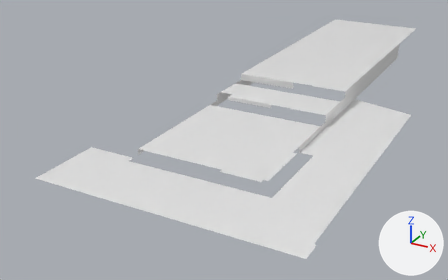
A saved change to the FBX model PracaRooseveltMod/Assets/Models/PracaRoosevelt/PracaRoosevelt.fbx.
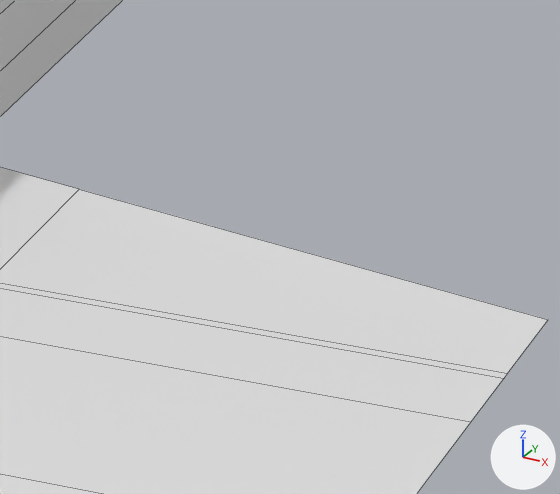
Each version appears first whole from a 50 mm camera at (45.2, -73.5, 49.5) aimed at (-19.4, 43.8, -9.2), and next in a close-up on the part from 80% to 92% of the width and 30% to 47% of the height. Arrows for +X, +Y and +Z are at lower right; the lights stay in place. The close-ups show mesh edges as thin lines. Where no turn or scale is listed for an object, it has been applied to the vertices.

Script lines for the objects in view, before the commit:
```python
me_mainstructure = bpy.data.meshes.new('MainStructure')
me_mainstructure.from_pydata(...)  # 203 vertices, 144 faces; spans x -30.0..20.4, y -5.0..120.0, z 0.0..4.2
# faces by material slot: [104, 40]
me_mainstructure.materials.append(mat_concrete)  # white #e7e7e7
me_mainstructure.materials.append(mat_bluepaint)  # white #e7e7e7
# before: 173 (9.0, 60.0, 0.0) at pixel (79, 189), 175 (20.0, 57.0, 0.0) at pixel (548, 319)
ob_mainstructure = bpy.data.objects.new('MainStructure', me_mainstructure)
ob_mainstructure.location = (0.0, 0.0, 0.0)
```
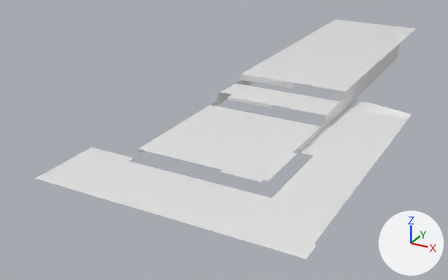
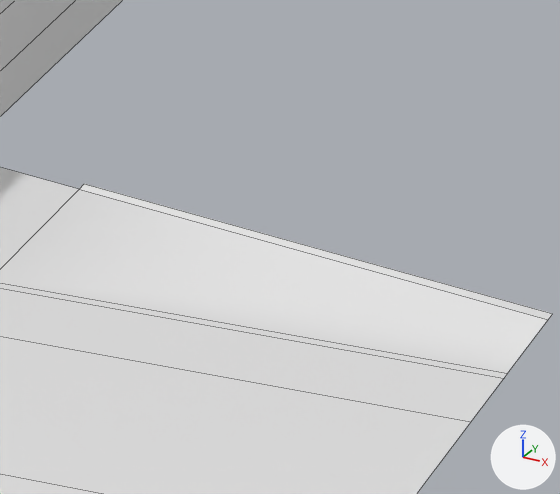
What differs and where, as boxes (x1, y1, x2, y2) in the close-ups (560 x 494 px):
'MainStructure', reshaped
    before: (0, 0, 548, 494)
    after: (0, 0, 552, 494)
part 1 of me_mainstructure, added
    after: (80, 184, 552, 319)

Patch to the scene script:
```diff
--- a/PracaRooseveltMod/Assets/Models/PracaRoosevelt/PracaRoosevelt.fbx.py
+++ b/PracaRooseveltMod/Assets/Models/PracaRoosevelt/PracaRoosevelt.fbx.py
@@ me_mainstructure @@
 me_mainstructure.from_pydata(...)  # 203 vertices, 144 faces; spans x -30.0..20.4, y -5.0..120.0, z 0.0..4.2
 # used by ob_mainstructure; location = (0.0, 0.0, 0.0)
 # verts and faces of me_mainstructure; kept vertices keep their numbers, new ones are numbered from 203
+# me_mainstructure part 1
+verts[203] = (9.0, 60.4, 0.0)  # pixel (84, 183)
+verts[204] = (20.0, 57.4, 0.0)  # pixel (552, 313)
+faces += [(173, 175, 204, 203)]  # mat_concrete (white #e7e7e7)
 me_mainstructure.materials.append(mat_concrete)
```
